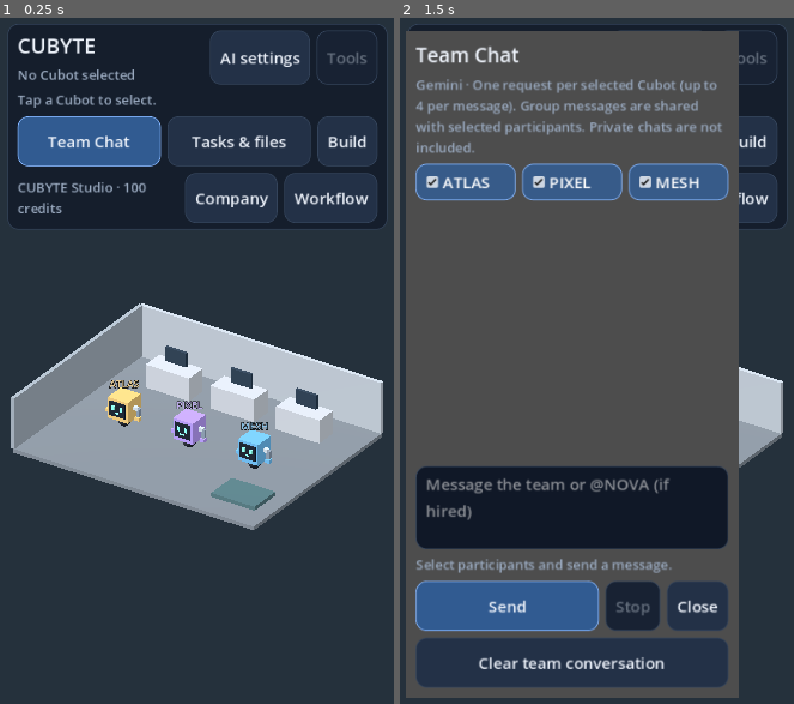
Above: before the commit, frames 1-2 (left to right).
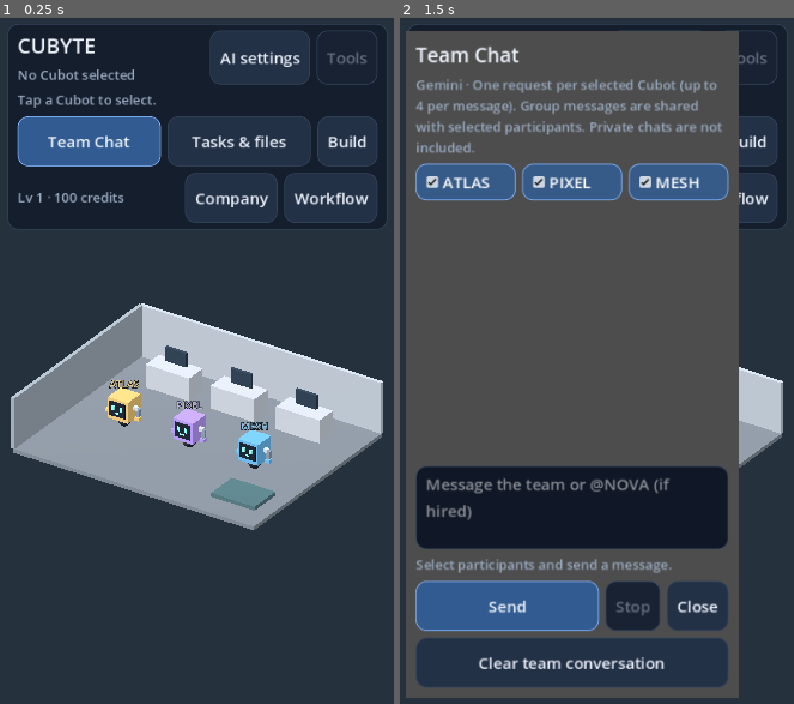
Above: after the commit, the same moments.

Repository: joparoxxx/VOXHAVEN
Game: Godot game, scene res://scenes/office.tscn
Two runs of this game, one before a commit and one after it. Both use one fixed random seed, a clock stepped at 60 frames per second and the inputs below.
Inputs:
- Up to frame 1 (0.25 s): no input
- Up to frame 2 (1.5 s): click "Team Chat" at 0.5 s; click "Tasks & files" at 1.25 s

The runs differ from the first frame. In frame 1, 0.5% of the frame differs, in the area x 4-38%, y 23-29%; in frame 2, nothing differs.

Commit message:
feat(office): spawn hired NOVA and add bounded autonomous patrols [skip ci]

Diff:
--- a/game/scenes/office.gd
+++ b/game/scenes/office.gd
@@ -42,8 +42,8 @@
 var skill_status: Label
 var skill_summary: Label
 var skill_button: Button
-const ROBOT_IDS := ["atlas", "pixel", "mesh"]
-const ROBOT_COLORS := [Color("#d7b56d"), Color("#a48bdf"), Color("#62a9d9")]
+const ROBOT_IDS := ["atlas", "pixel", "mesh", "nova"]
+const ROBOT_COLORS := [Color("#d7b56d"), Color("#a48bdf"), Color("#62a9d9"), Color("#70d7b1")]
 var engine = TaskEngine.new()
 var robots: Array[Node3D] = []
 var wheels: Array[MeshInstance3D] = []
@@ -72,12 +72,17 @@
 var eyes: Array = []
 var mouths: Array[MeshInstance3D] = []
 var face_clock := 0.0
-var face_states := ["idle", "idle", "idle"]
-var face_until := [0.0, 0.0, 0.0]
-var last_active := [0.0, 0.0, 0.0]
+var face_states := ["idle", "idle", "idle", "idle"]
+var face_until := [0.0, 0.0, 0.0, 0.0]
+var last_active := [0.0, 0.0, 0.0, 0.0]
 var robot_bodies: Array[MeshInstance3D] = []
 var desks: Array[Node3D] = []
-var workstation_ids := [0, 1, 2]
+var workstation_ids := [0, 1, 2, 3]
+var ambient_robot := -1
+var ambient_route: Array[Vector3] = []
+var ambient_wait := 5.0
+var ambient_cursor := 0
+var face_update_wait := 0.0
 const Snapshot = preload("res://core/snapshot_store.gd")
 var layout_store = Snapshot.new("user://cubyte/office", "layout.json")
 var build_dialog: Window
@@ -94,6 +99,7 @@
 var camera_target := Vector3(0, 1, 0)
 
 func _ready() -> void:
+	roster.set_nova_unlocked("nova" in company.snapshot()["hires"])
 	engine.set_permission_checker(Callable(roster, "can_use"))
 	_build_office()
 	_build_ui()
@@ -151,6 +157,15 @@
 		_box(desk, Vector3(0.85, 0.55, 0.12), Vector3(0, 1.22, -0.15), Color("#263749"))
 		_build_robot(Vector3(x, 0, 0.5), ROBOT_COLORS[i])
 	_box(self, Vector3(1.8, 0.15, 1.3), Vector3(3.5, 0.08, 2.4), Color("#4a6b72"))
+	var nova_desk := Node3D.new()
+	add_child(nova_desk)
+	nova_desk.position = Vector3(-2.5, 0, 2.8)
+	nova_desk.rotation.y = PI
+	desks.append(nova_desk)
+	_box(nova_desk, Vector3(1.8, 0.9, 0.85), Vector3(0, 0.45, 0), Color("#b8bec7"))
+	_box(nova_desk, Vector3(0.85, 0.55, 0.12), Vector3(0, 1.22, -0.15), Color("#263749"))
+	_build_robot(Vector3(0, 0, 2.0), ROBOT_COLORS[3])
+	_refresh_hired_robot()
 	_restore_layout()
 	decorations = Node3D.new()
 	add_child(decorations)
@@ -357,7 +372,7 @@
 	_select_cubot(-1)
 
 func _select_cubot(index: int) -> void:
-	if busy or index < -1 or index >= ROBOT_IDS.size():
+	if busy or index < -1 or index >= ROBOT_IDS.size() or (index >= 0 and not roster.is_active(ROBOT_IDS[index])):
 		return
 	selected = index
 	for i in range(selection_rings.size()):
@@ -441,6 +456,8 @@
 	var nearest := -1
 	var distance := 42.0
 	for i in range(robots.size()):
+		if not roster.is_active(ROBOT_IDS[i]):
+			continue
 		var projected := office_camera.unproject_position(robots[i].global_position + Vector3(0, 0.8, 0))
 		var d := point.distance_to(projected)
 		if d < distance:
@@ -459,7 +476,9 @@
 	_start_queued()
 
 func _start_queued() -> void:
-	var target := desks[workstation_ids[selected]].position + Vector3(0, 0, 1.6)
+	_stop_ambient()
+	var station: int = workstation_ids[selected]
+	var target := desks[station].position + Vector3(0, 0, -1.6 if station == 3 else 1.6)
 	route = navigator.route(robots[selected].position, target)
 	if route.is_empty():
 		status.text = "No clear route to workstation. Task remains queued."
@@ -495,8 +514,12 @@
 
 func _process(delta: float) -> void:
 	face_clock += delta
-	_update_faces()
+	face_update_wait += delta
+	if face_update_wait >= 0.08:
+		face_update_wait = 0.0
+		_update_faces()
 	if not busy:
+		_update_ambient(delta)
 		return
 	var robot := robots[selected]
 	if not route.is_empty():
@@ -526,6 +549,8 @@
 
 func _update_faces() -> void:
 	for i in range(eyes.size()):
+		if not roster.is_active(ROBOT_IDS[i]):
+			continue
 		if face_until[i] > 0 and face_clock > face_until[i]:
 			face_states[i] = "idle"
 			face_until[i] = 0.0
@@ -880,7 +905,7 @@
 	if task.get("status") != "queued":
 		return
 	var index := ROBOT_IDS.find(task.get("robot_id", ""))
-	if index < 0:
+	if index < 0 or not roster.is_active(ROBOT_IDS[index]):
 		return
 	_select_cubot(index)
 	pending_id = id
@@ -905,8 +930,10 @@
 
 func _rebuild_navigation() -> void:
 	navigator = Navigation.new()
-	for desk in desks:
-		navigator.block_box(desk.position, Vector2(1.35, 0.85))
+	for i in range(desks.size()):
+		if i == 3 and not roster.is_active("nova"):
+			continue
+		navigator.block_box(desks[i].position, Vector2(1.35, 0.85))
 	navigator.block_box(Vector3(3.5, 0, 2.4), Vector2(1.35, 1.1))
 
 func _restore_layout() -> void:
@@ -941,7 +968,7 @@
 	for i in range(3):
 		offsets.append(desks[i].position.z)
 		colors.append(robot_bodies[i].material_override.albedo_color.to_html(false))
-	return layout_store.write("layout", JSON.stringify({"version": 1, "desks": offsets, "stations": workstation_ids, "colors": colors}))
+	return layout_store.write("layout", JSON.stringify({"version": 1, "desks": offsets, "stations": workstation_ids.slice(0, 3), "colors": colors}))
 
 func _build_layout_dialog() -> void:
 	build_dialog = Window.new()
@@ -1003,6 +1030,8 @@
 			nearest = i
 	desks[index].position.z = positions[clampi(nearest + direction, 0, 2)]
 	for robot in robots:
+		if not robot.visible:
+			continue
 		if absf(robot.position.x - desks[index].position.x) <= 1.35 and absf(robot.position.z - desks[index].position.z) <= 0.85:
 			desks[index].position.z = old
 			layout_status.text = "A robot occupies that space."
@@ -1116,7 +1145,7 @@
 func _refresh_company_label() -> void:
 	if is_instance_valid(company_label):
 		var data: Dictionary = company.snapshot()
-		company_label.text = str(data["company"]) + " · " + str(int(data["credits"])) + " credits"
+		company_label.text = "Lv " + str(company.level()) + " · " + str(int(data["credits"])) + " credits"
 
 func _show_company() -> void:
 	if not busy and not ai_console.online_busy:
@@ -1124,6 +1153,7 @@
 
 func _company_changed() -> void:
 	_refresh_company_label()
+	_refresh_hired_robot()
 	_refresh_decorations()
 	_rebuild_navigation()
 
@@ -1157,3 +1187,60 @@
 		workflow_queue.append(str(id))
 	var first: String = workflow_queue.pop_front()
 	_run_queued(first)
+
+func _refresh_hired_robot() -> void:
+	var hired: bool = "nova" in company.snapshot()["hires"]
+	roster.set_nova_unlocked(hired)
+	robots[3].visible = hired
+	desks[3].visible = hired
+
+func _stop_ambient() -> void:
+	ambient_robot = -1
+	ambient_route.clear()
+	ambient_wait = 4.0
+
+func _modal_open() -> bool:
+	for window in [ai_console, team_chat, workspace, build_dialog, robot_dialog, skill_dialog, company_hq, workflow_builder]:
+		if is_instance_valid(window) and window.visible:
+			return true
+	return false
+
+func _update_ambient(delta: float) -> void:
+	if _modal_open():
+		_stop_ambient()
+		return
+	if ambient_robot >= 0:
+		if ambient_robot == selected or ambient_route.is_empty():
+			_stop_ambient()
+			return
+		var robot := robots[ambient_robot]
+		var point: Vector3 = ambient_route[0]
+		var before := robot.position
+		robot.position = before.move_toward(point, delta * 1.25)
+		if before.distance_to(robot.position) > 0.001:
+			wheels[ambient_robot].rotate_x(-delta * 4.0)
+		if robot.position.distance_to(point) < 0.01:
+			ambient_route.pop_front()
+		return
+	ambient_wait -= delta
+	if ambient_wait > 0:
+		return
+	ambient_wait = 5.0
+	for attempt in range(ROBOT_IDS.size()):
+		var i := ambient_cursor % ROBOT_IDS.size()
+		ambient_cursor += 1
+		if i == selected or not roster.is_active(ROBOT_IDS[i]):
+			continue
+		var target := Vector3(float(i - 1) * 1.5, 0, 0.5 if fmod(face_clock, 20.0) < 10.0 else 1.5)
+		var plan := Navigation.new()
+		for j in range(desks.size()):
+			if desks[j].visible:
+				plan.block_box(desks[j].position, Vector2(1.35, 0.85))
+		plan.block_box(Vector3(3.5, 0, 2.4), Vector2(1.35, 1.1))
+		for j in range(robots.size()):
+			if i != j and robots[j].visible:
+				plan.block_box(robots[j].position, Vector2(0.85, 0.85))
+		ambient_route = plan.route(robots[i].position, target)
+		if ambient_route.size() > 1:
+			ambient_robot = i
+			return
